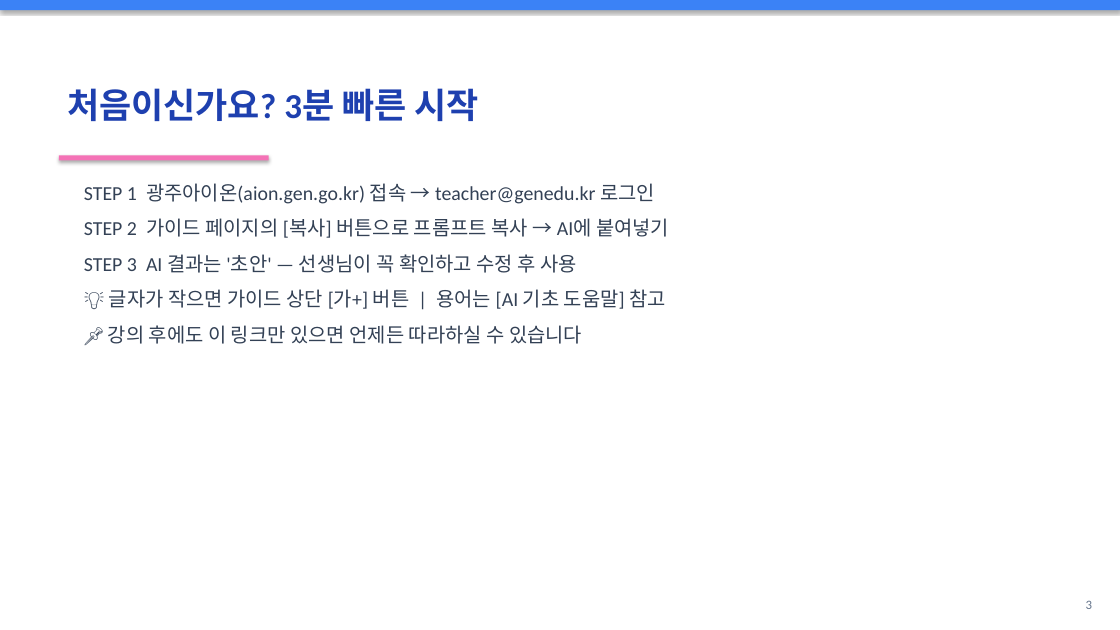
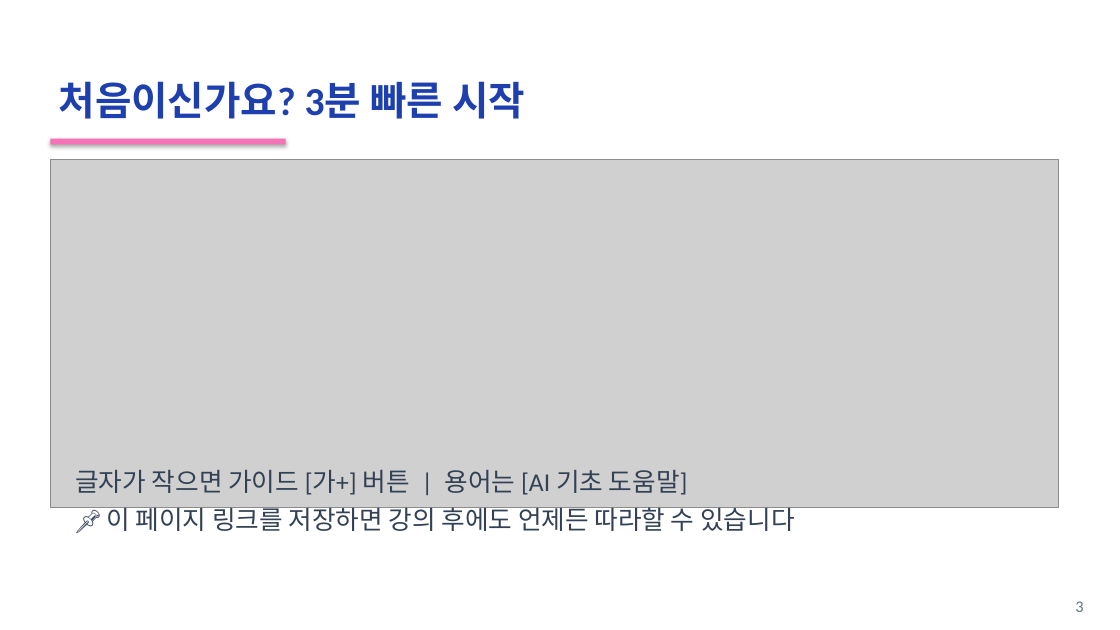
Before and after one commit to richee-pc/26AI, a slide deck: slide 3 of materials/AI_lecture_script.pptx. Drawn at 1120x630 pixels with LibreOffice and Linux fonts; fonts in the diff are those of the drawing; grey boxes stand for pictures. Boxes give left, top, right and bottom in pixels: in the first picture for what was removed or moved away, otherwise in the second. Text is boxed around its words. In the diff, an @@ line names an element or a change of style, - is before the commit and + after.

```diff
--- a/materials/AI_lecture_script.pptx
+++ b/materials/AI_lecture_script.pptx
@@ rectangle removed at <box>0,0,1120,10</box> @@
@@ text "처음이신가요? 3분 빠른 시작": place and size @@
-text "처음이신가요? 3분 빠른 시작" at <box>67,88,479,121</box>
+text "처음이신가요? 3분 빠른 시작" at <box>59,81,525,119</box>
@@ text "처음이신가요? 3분 빠른 시작" at <box>59,81,525,119</box>: size 30 to 34 pt @@
@@ rectangle: place and size @@
-rectangle at <box>59,155,269,160</box>
+rectangle at <box>50,139,286,145</box>
@@ picture added at <box>50,160,1059,508</box> @@
@@ text at <box>75,470,794,531</box>: text changed; size 17 to 22 pt @@
-STEP 1 광주아이온(aion.gen.go.kr) 접속 → teacher@genedu.kr 로그인
-STEP 2 가이드 페이지의 [복사] 버튼으로 프롬프트 복사 → AI에 붙여넣기
-STEP 3 AI 결과는 '초안' — 선생님이 꼭 확인하고 수정 후 사용
-💡 글자가 작으면 가이드 상단 [가+] 버튼 | 용어는 [AI 기초 도움말] 참고
-📌 강의 후에도 이 링크만 있으면 언제든 따라하실 수 있습니다
+글자가 작으면 가이드 [가+] 버튼 | 용어는 [AI 기초 도움말]
+📌 이 페이지 링크를 저장하면 강의 후에도 언제든 따라할 수 있습니다
@@ text "3": place and size @@
-text "3" at <box>1086,601,1092,609</box>
+text "3" at <box>1075,601,1083,612</box>
@@ text "3" at <box>1075,601,1083,612</box>: size 11 to 14 pt @@
```
Also in this commit, not shown: 5 other slides changed, 12 slides added, 4 slides removed, 10 other files.
